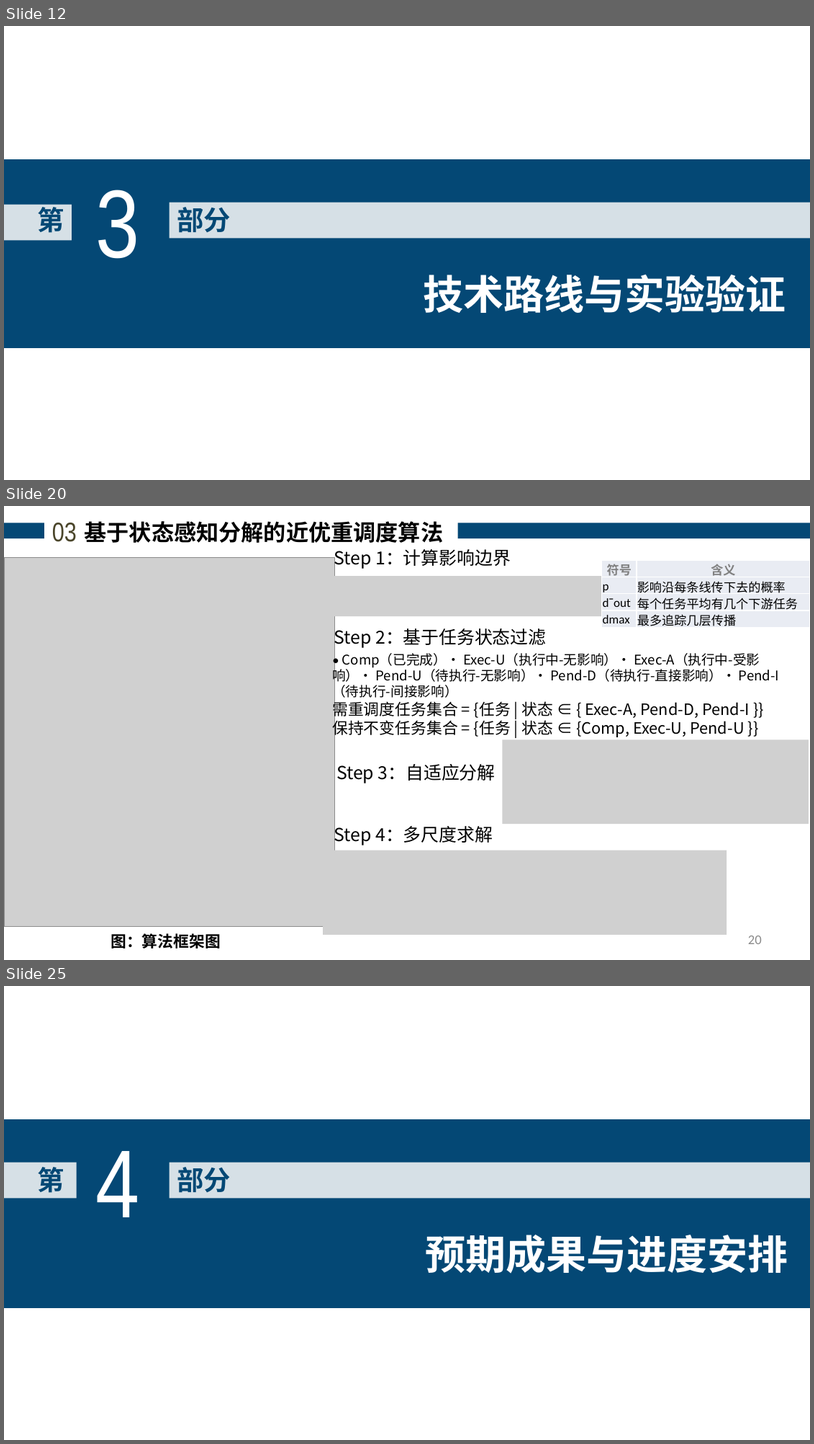
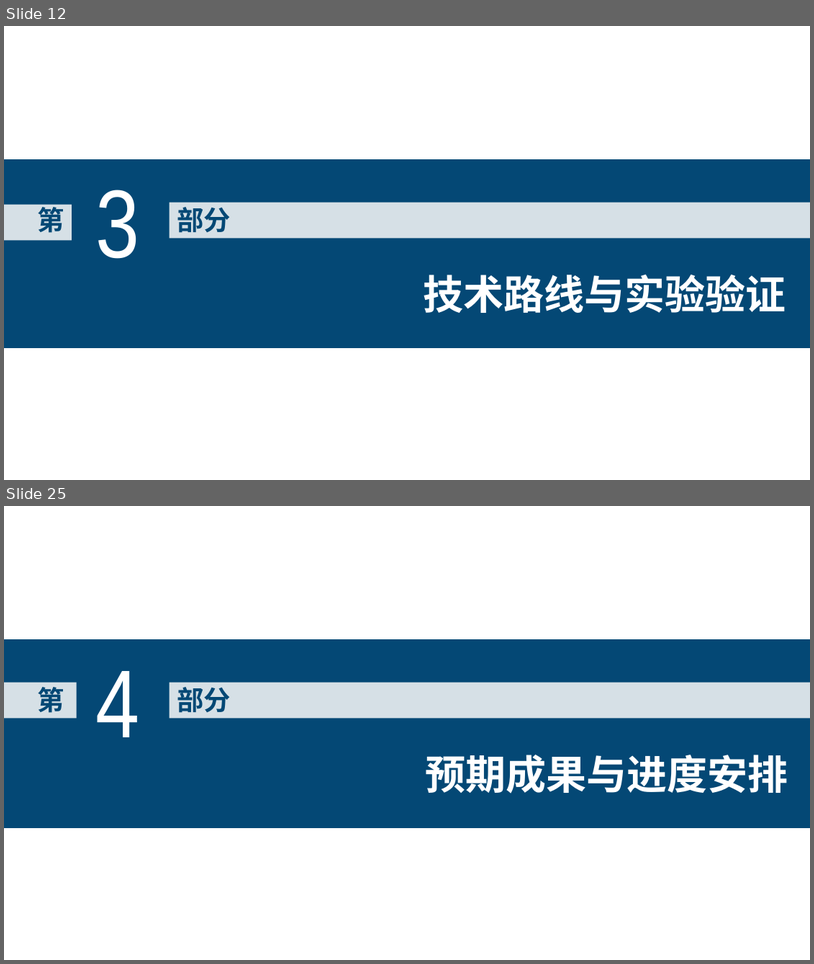
Before and after one commit to analyst2004lx/paper01, a slide deck: 开题报告/于琪-开题PPT(20260809) .pptx. Shown one above the other, each under a label of ours: slides 12, 20 and 25 before the commit, slides 12 and 25 after it; the slides between them are not shown. The pictures are 814x1444 and 814x964 pixels, drawn with LibreOffice and Linux fonts; fonts in the diff are those of the drawing; grey boxes stand for pictures. Boxes give left, top, right and bottom in pixels: in the first picture for what was removed or moved away, otherwise in the second. Text is boxed around its words. In the diff, an @@ line names an element or a change of style, - is before the commit and + after.

```diff
--- a/开题报告/于琪-开题PPT(20260809) .pptx
+++ b/开题报告/于琪-开题PPT(20260809) .pptx
@@ slide 20 removed at (4, 506, 810, 960), background #FFFFFF @@
@@ rectangle removed at (4, 523, 44, 539) @@
@@ text removed at (52, 523, 77, 542) @@
-03
@@ text removed at (85, 521, 444, 543) @@
-基于状态感知分解的近优重调度算法
@@ rectangle removed at (458, 523, 810, 539) @@
@@ picture removed at (4, 558, 334, 926) @@
@@ text removed at (334, 549, 511, 569) @@
-Step 1：计算影响边界
@@ table removed at (602, 560, 810, 629), 4 rows, 2 columns @@
-符号 | 含义
-p | 影响沿每条线传下去的概率
-dˉout | 每个任务平均有几个下游任务
-dmax | 最多追踪几层传播
@@ picture removed at (315, 576, 638, 616) @@
@@ text removed at (334, 626, 546, 649) @@
-Step 2：基于任务状态过滤
@@ text removed at (332, 653, 779, 738) @@
-• Comp（已完成）• Exec-U（执行中-无影响）• Exec-A（执行中-受影响）• Pend-U（待执行-无影响）• Pend-D（待执行-直接影响）• Pend-I（待执行-间接影响）
-需重调度任务集合 = {任务 | 状态 ∈ { Exec-A, Pend-D, Pend-I }}
-保持不变任务集合 = {任务 | 状态 ∈ {Comp, Exec-U, Pend-U }}
@@ picture removed at (502, 740, 809, 824) @@
@@ text removed at (337, 764, 496, 783) @@
-Step 3：自适应分解
@@ text removed at (334, 823, 493, 846) @@
-Step 4：多尺度求解
@@ picture removed at (324, 850, 728, 935) @@
@@ text removed at (111, 933, 221, 948) @@
-图：算法框架图
@@ page number removed at (748, 935, 762, 944) @@
-20
```
Also in this commit, not shown: 18 slides changed, 1 slide added, 9 other files.
